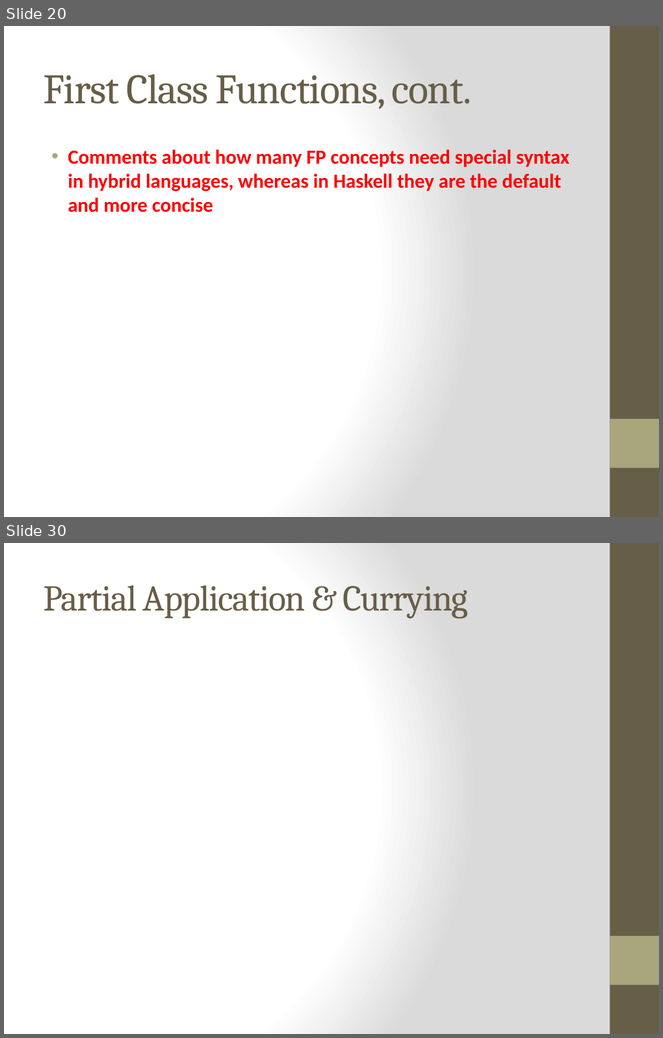
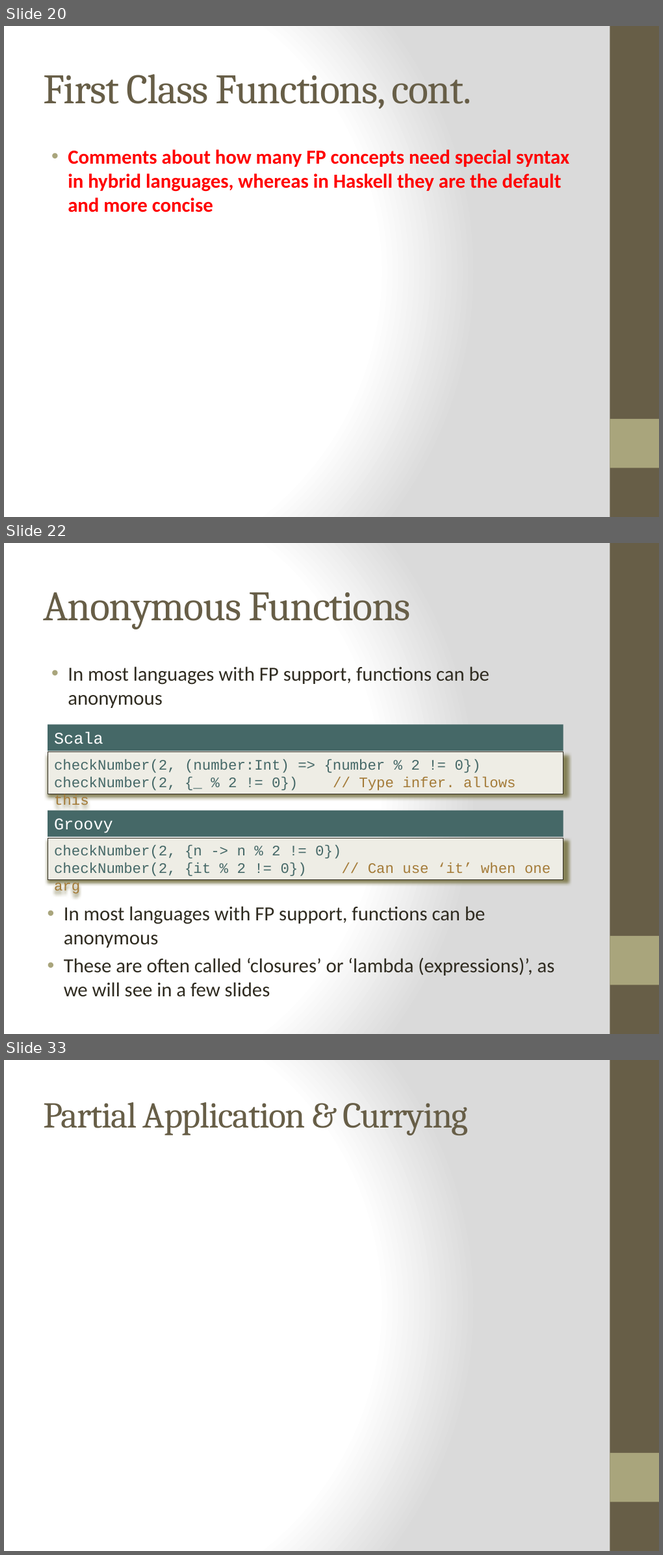
Before and after one commit to bjhartin/FoundationsOfFunctionalProgramming, a slide deck: FoundationsOfFunctionalProgramming.pptx. Shown one above the other, each under a label of ours: slides 20 and 30 before the commit, slides 20, 22 and 33 after it; the slides between them are not shown. The pictures are 663x1038 and 663x1555 pixels, drawn with LibreOffice and Linux fonts; fonts in the diff are those of the drawing. Boxes give left, top, right and bottom in pixels: in the first picture for what was removed or moved away, otherwise in the second. Text is boxed around its words. In the diff, an @@ line names an element or a change of style, - is before the commit and + after.

```diff
--- a/FoundationsOfFunctionalProgramming.pptx
+++ b/FoundationsOfFunctionalProgramming.pptx
@@ slide 22 added at [4, 543, 659, 1034], background gradient #FFFFFF to #DADADA; not listed: 2 template elements that a slide beside it also shows @@
@@ title added at [43, 592, 412, 629], 46 pt, text #675E47 @@
+Anonymous Functions
@@ text added at [68, 667, 490, 708], 22 pt, text #2F2B20 @@
+• In most languages with FP support, functions can be anonymous
@@ rectangle added at [48, 724, 564, 751], fill #456867, 18 pt, text #FFFFFF @@
+Scala
@@ rectangle added at [48, 752, 564, 794], fill #EEEDE5, outline #2F2B20 0.75 pt, 16 pt, text #456867 @@
+checkNumber(2, (number:Int) => {number % 2 != 0})
+checkNumber(2, {_ % 2 != 0}) // Type infer. allows this
@@ rectangle added at [48, 810, 564, 837], fill #456867, 18 pt, text #FFFFFF @@
+Groovy
@@ rectangle added at [48, 838, 564, 880], fill #EEEDE5, outline #2F2B20 0.75 pt, 16 pt, text #456867 @@
+checkNumber(2, {n -> n % 2 != 0})
+checkNumber(2, {it % 2 != 0}) // Can use ‘it’ when one arg
@@ text added at [64, 906, 555, 997], 22 pt, text #2F2B20 @@
+• In most languages with FP support, functions can be anonymous
+• These are often called ‘closures’ or ‘lambda (expressions)’, as we will see in a few slides
@@ what was slide 30 is now slide 33 @@
```
Also in this commit, not shown: 5 slides changed, 9 other slides added, 1 slide removed, 10 other files.
